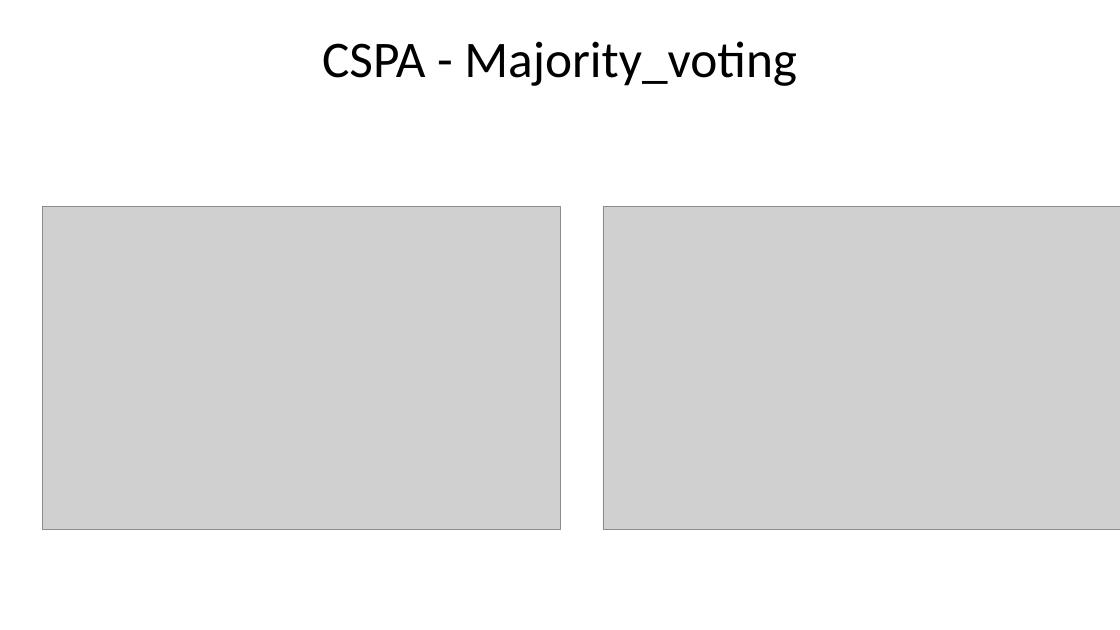
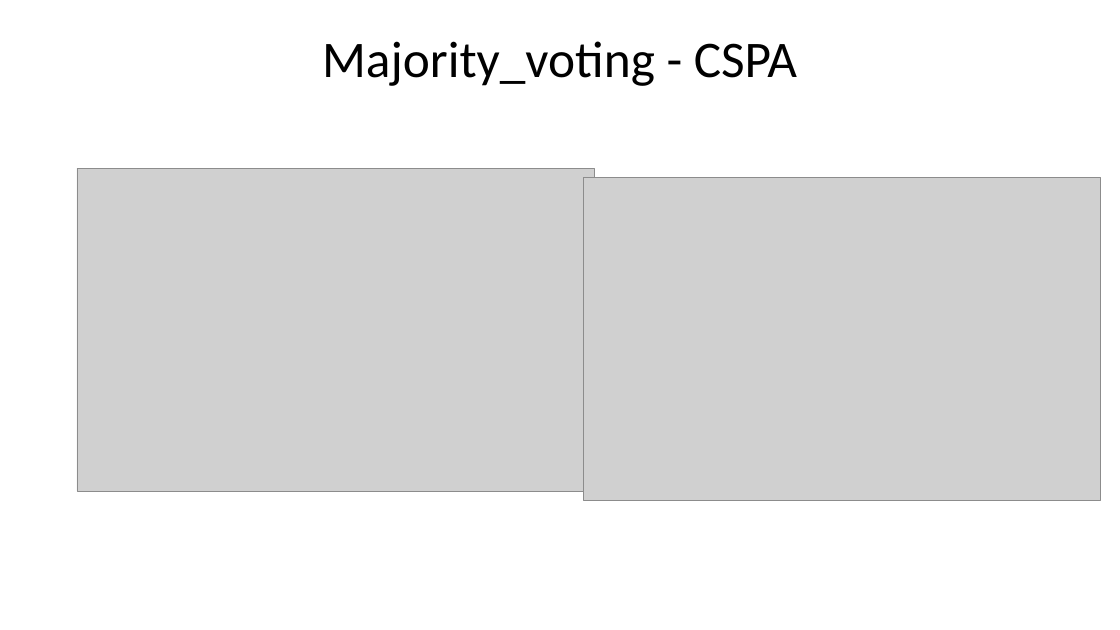
Before and after one commit to alciomarhollanda/clustering, a slide deck: slide 7 of Estudo/Orientação - Agrupamento de Consenso.pptx. Drawn at 1120x630 pixels with LibreOffice and Linux fonts; fonts in the diff are those of the drawing; grey boxes stand for pictures. Boxes give left, top, right and bottom in pixels: in the first picture for what was removed or moved away, otherwise in the second. Text is boxed around its words. In the diff, an @@ line names an element or a change of style, - is before the commit and + after.

```diff
--- a/Estudo/Orientação - Agrupamento de Consenso.pptx
+++ b/Estudo/Orientação - Agrupamento de Consenso.pptx
@@ title at box(322, 41, 797, 86): text changed @@
-CSPA - Majority_voting
+Majority_voting - CSPA
@@ picture: place and size @@
-picture at box(603, 206, 1120, 528)
+picture at box(77, 168, 595, 491)
@@ picture: place and size @@
-picture at box(43, 206, 560, 528)
+picture at box(584, 177, 1102, 500)
```
Also in this commit, not shown: 1 other slide changed, 4 slides added, 1 slide removed, 3 other files.
